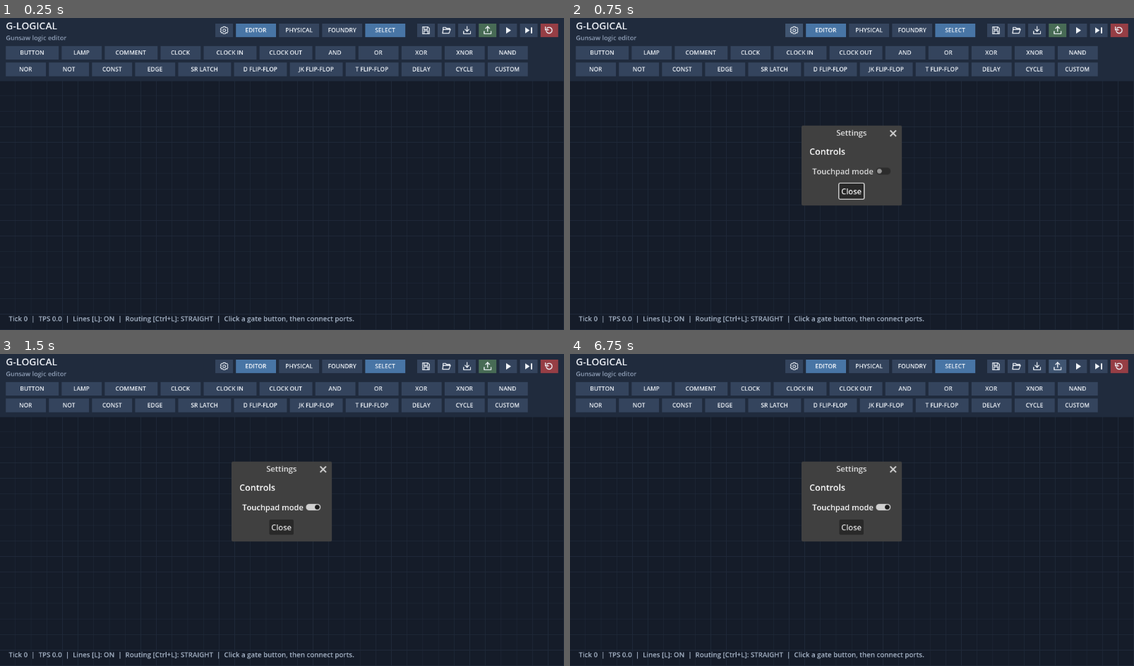
Above: before the commit, frames 1-4 (two rows, left to right).
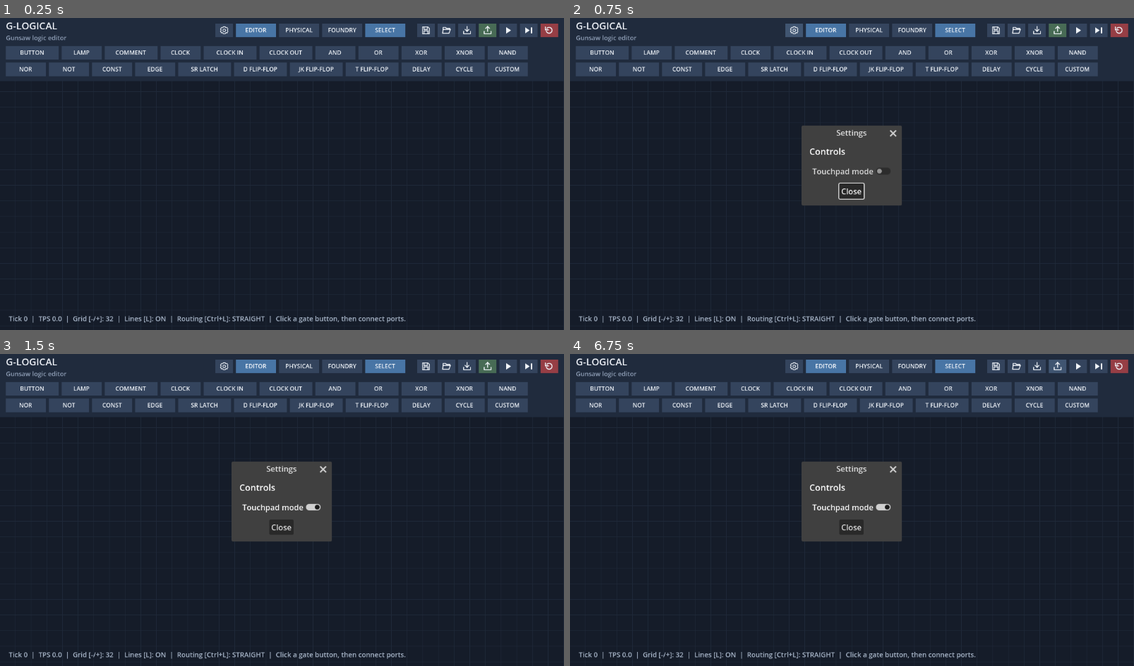
Above: after the commit, the same moments.

Repository: rushellxyz/g-logical
Game: Godot game, scene res://main.tscn
Same seed, same stepped clock (60 frames per second), same inputs: the game is played once before the commit and once after it.
Inputs (mouse positions are in pixels of both pictures, inside the frame that each line leads up to):
- Up to frame 1 (0.25 s): no input
- Up to frame 2 (0.75 s): click (795, 30) at 0.52 s
- Up to frame 3 (1.5 s): click "Touchpad mode" at 1.25 s
- Up to frame 4 (6.75 s): click "PHYSICAL" at 2 s; click "FOUNDRY" at 2.75 s; click "SELECT" at 3.5 s; click (998, 366) at 4.27 s; click (1015, 366) at 5.02 s; click (1038, 366) at 5.77 s; click (1055, 366) at 6.5 s

The runs differ from the first frame. In frame 1, 0.6% of the frame differs, in the area x 12-72%, y 95-98%; in frame 2, 0.6%; in frame 3, 0.6%; in frame 4, 0.6%.

Commit message:
Add grid step editing on +/-

Diff:
--- a/editor.gd
+++ b/editor.gd
@@ -21,6 +21,8 @@
 const TOUCHPAD_SCROLL_SPEED := 48.0
 const SETTINGS_PATH := "user://g-logical-settings.cfg"
 const GRID_SIZE := 32.0
+const MIN_GRID_STEP := 1.0
+const MAX_GRID_STEP := 128.0
 const NODE_SIZE := Vector2(170, 92)
 const PHYSICAL_UNIT_SIZE := 32.0
 const WHITETILE_EXPORT_SCALE := 320.0
@@ -73,6 +75,7 @@
 var next_id := 1
 var canvas_offset := Vector2.ZERO
 var canvas_zoom := 1.0
+var grid_step := GRID_SIZE
 var keyboard_pan_velocity := Vector2.ZERO
 var touchpad_mode := false
 var settings_dialog: AcceptDialog
@@ -555,7 +558,7 @@
 	var canvas_top_left := screen_to_canvas(Vector2(0, toolbar_height))
 	var canvas_bottom_right := screen_to_canvas(size)
 	var visible_canvas := Rect2(canvas_top_left, canvas_bottom_right - canvas_top_left).abs().grow(16.0 / canvas_zoom)
-	var grid_spacing := GRID_SIZE
+	var grid_spacing := grid_step
 	while grid_spacing * canvas_zoom < 12.0:
 		grid_spacing *= 2.0
 	var first_grid_x := floori(canvas_top_left.x / grid_spacing) - 1
@@ -564,10 +567,10 @@
 	for x in range(first_grid_x, last_grid_x + 1):
 		var grid_x := x * grid_spacing
 		draw_line(Vector2(grid_x, canvas_top_left.y), Vector2(grid_x, canvas_bottom_right.y), grid_color, 1.0 / canvas_zoom)
-	var first_grid_y := floori((canvas_top_left.y - TOPBAR_HEIGHT) / grid_spacing) - 1
-	var last_grid_y := ceili((canvas_bottom_right.y - TOPBAR_HEIGHT) / grid_spacing) + 1
+	var first_grid_y := floori(canvas_top_left.y / grid_spacing) - 1
+	var last_grid_y := ceili(canvas_bottom_right.y / grid_spacing) + 1
 	for y in range(first_grid_y, last_grid_y + 1):
-		var grid_y := TOPBAR_HEIGHT + y * grid_spacing
+		var grid_y := y * grid_spacing
 		draw_line(Vector2(canvas_top_left.x, grid_y), Vector2(canvas_bottom_right.x, grid_y), grid_color, 1.0 / canvas_zoom)
 	draw_set_transform(Vector2.ZERO, 0.0, Vector2.ONE)
 	for i in range(gates.size()):
@@ -603,7 +606,7 @@
 		routing_label += " %d/%d" % [canvas_geometry.routing_index, canvas_geometry.routing_wires.size()]
 	if canvas_geometry.orthogonal and canvas_geometry.routing_failures > 0:
 		routing_label += "; unrouted: %d" % canvas_geometry.routing_failures
-	draw_string(font, Vector2(18, get_viewport_rect().size.y - 18), "Tick %d  |  TPS %.1f  |  Lines [L]: %s  |  Routing [Ctrl+L]: %s  |  %s" % [tick, ticks_per_second, "ON" if wires_visible else "OFF", rout …(77 unchanged characters)…
+	draw_string(font, Vector2(18, get_viewport_rect().size.y - 18), "Tick %d  |  TPS %.1f  |  Grid [-/+]: %d  |  Lines [L]: %s  |  Routing [Ctrl+L]: %s  |  %s" % [tick, ticks_per_second, int(grid_step), "ON" if wires_visible else "OFF", rout …(77 unchanged characters)…
 
 func build_toolbar() -> void:
 	var layer := CanvasLayer.new()
@@ -1225,6 +1228,15 @@
 				push_undo_state()
 				gates[selected_gate]["text"] += char(event.unicode)
 				queue_redraw()
+				return
+		if not event.ctrl_pressed and not event.alt_pressed and not event.meta_pressed:
+			var decrease_grid: bool = event.keycode in [KEY_MINUS, KEY_KP_SUBTRACT] or event.physical_keycode == KEY_MINUS
+			var increase_grid: bool = event.keycode in [KEY_PLUS, KEY_EQUAL, KEY_KP_ADD] or event.physical_keycode == KEY_EQUAL
+			if decrease_grid or increase_grid:
+				if not event.echo:
+					grid_step = clampf(grid_step * (0.5 if decrease_grid else 2.0), MIN_GRID_STEP, MAX_GRID_STEP)
+					queue_redraw()
+				get_viewport().set_input_as_handled()
 				return
 		if (event.physical_keycode == KEY_L or event.keycode == KEY_L) and not event.alt_pressed and not event.meta_pressed:
 			if not event.echo:
@@ -1894,7 +1906,7 @@
 	source_gates.sort()
 	var gate_map: Dictionary = {}
 	var duplicated_gates: Array[int] = []
-	var duplicate_offset := Vector2(GRID_SIZE * 2.0, GRID_SIZE * 2.0)
+	var duplicate_offset := Vector2(grid_step * 2.0, grid_step * 2.0)
 	for source_index in source_gates:
 		var duplicate_gate: Dictionary = gates[source_index].duplicate(true)
 		duplicate_gate["id"] = next_id
@@ -2343,7 +2355,7 @@
 	return false
 
 func snap_position(pos: Vector2) -> Vector2:
-	return Vector2(round(pos.x / GRID_SIZE) * GRID_SIZE, round(pos.y / GRID_SIZE) * GRID_SIZE)
+	return pos.snapped(Vector2(grid_step, grid_step))
 
 func clamp_canvas_offset() -> void:
 	return
